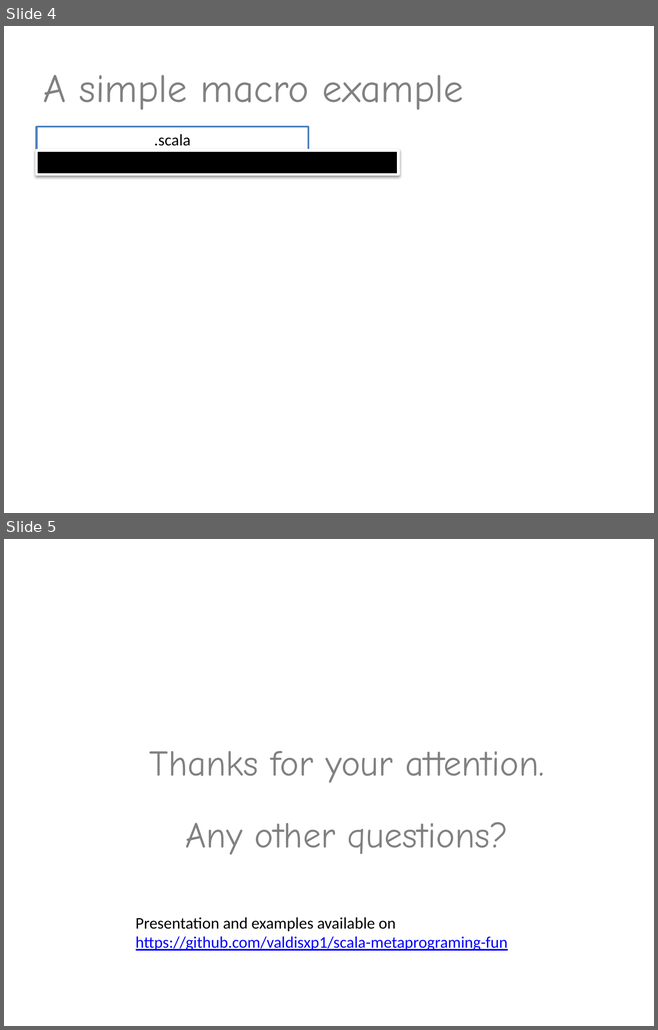
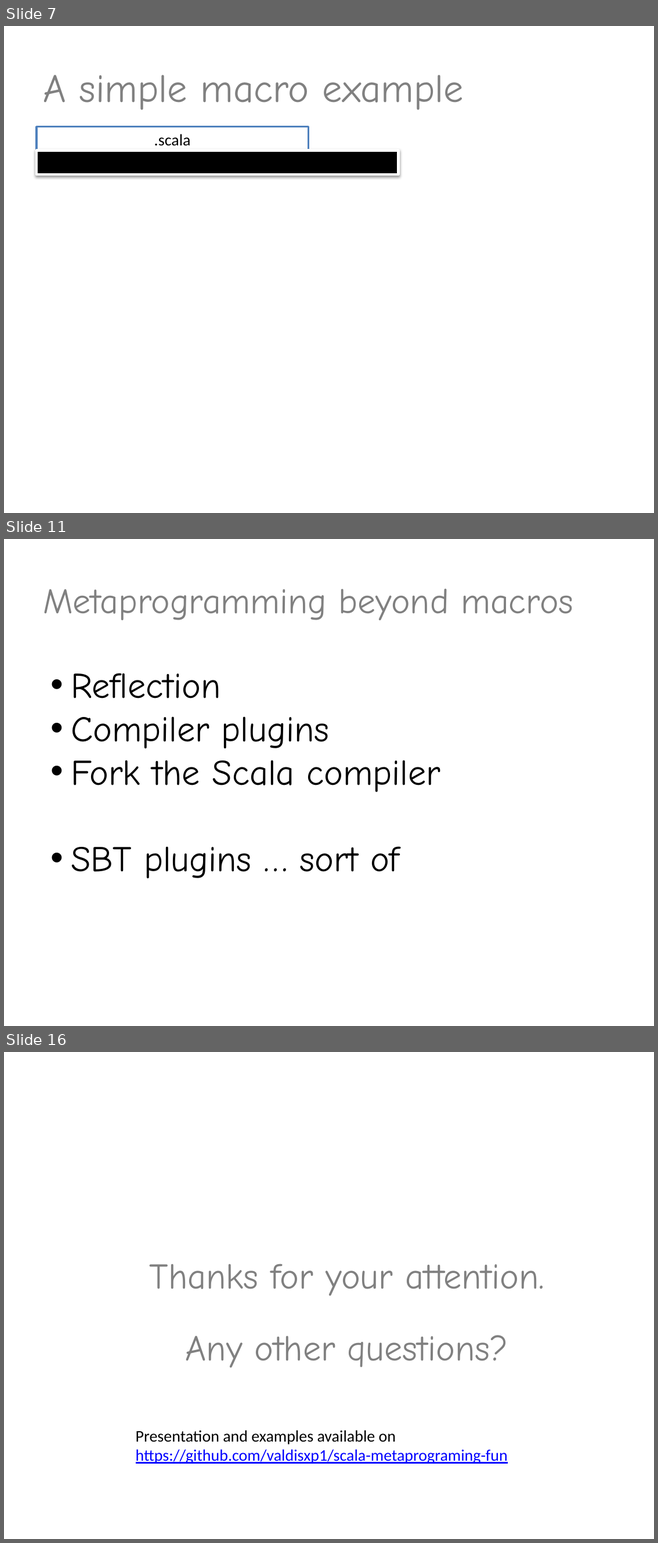
Before and after one commit to valdisxp1/scala-metaprograming-fun, a slide deck: Scala_metaprogramming.pptx. Shown one above the other, each under a label of ours: slides 4 and 5 before the commit, slides 7, 11 and 16 after it; the slides between them are not shown. The pictures are 658x1030 and 658x1543 pixels, drawn with LibreOffice and Linux fonts; fonts in the diff are those of the drawing. Boxes give left, top, right and bottom in pixels: in the first picture for what was removed or moved away, otherwise in the second. Text is boxed around its words. In the diff, an @@ line names an element or a change of style, - is before the commit and + after.

```diff
--- a/Scala_metaprogramming.pptx
+++ b/Scala_metaprogramming.pptx
@@ slide 11 added at <box>4,539,654,1026</box>, background #FFFFFF @@
@@ title added at <box>43,588,573,620</box>, 39.6 pt, text #808080 @@
+Metaprogramming beyond macros
@@ text added at <box>71,673,441,879</box>, 40 pt, text #000000 @@
+• Reflection
+• Compiler plugins
+• Fork the Scala compiler
+• SBT plugins … sort of
@@ what was slide 4 is now slide 7 @@
@@ what was slide 5 is now slide 16 @@
```
Also in this commit, not shown: 10 other slides added.
